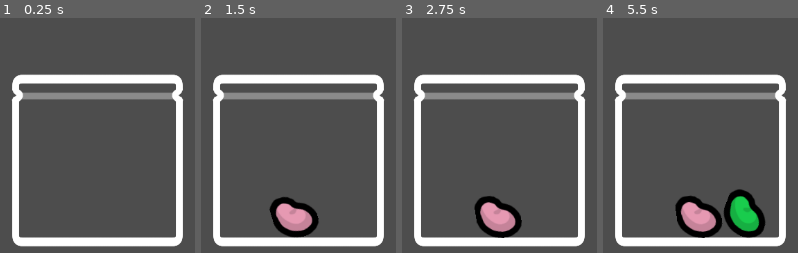
Above: before the commit, frames 1-4 (left to right).
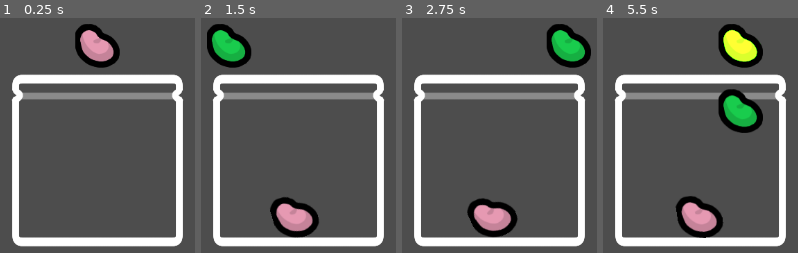
Above: after the commit, the same moments.

Repository: dairycultist/bean-game
Game: Godot game, scene res://scene.tscn
The game is run twice, just before and just after one commit, with the same random seed, the same clock (stepped at 60 frames per second) and the same inputs.
Inputs (mouse positions are in pixels of both pictures, inside the frame that each line leads up to):
- Up to frame 1 (0.25 s): no input
- Up to frame 2 (1.5 s): tap Enter at 0.5 s; move the mouse to (298, 133) at 0.52 s; press the mouse at (298, 133) at 0.53 s; move the mouse to (outside the picture) at 1.27 s; release the mouse at (outside the picture) at 1.28 s; click (outside the picture) at 1.35 s
- Up to frame 3 (2.75 s): move the mouse to (579, 62) at 2.02 s; press the mouse at (579, 62) at 2.03 s
- Up to frame 4 (5.5 s): move the mouse to (661, 250) at 2.77 s; release the mouse at (661, 250) at 2.78 s; click (661, 250) at 2.85 s; move the mouse to (outside the picture) at 3.52 s; press the mouse at (outside the picture) at 3.53 s; tap Space at 4.25 s; move the mouse to (outside the picture) at 4.27 s; release the mouse at (outside the picture) at 4.28 s; click (outside the picture) at 4.35 s; tap Enter at 5 s; move the mouse to (739, 161) at 5.02 s; press the mouse at (739, 161) at 5.03 s

The runs differ from the first frame. In frame 1, 3.2% of the frame differs, in the area x 38-62%, y 2-22%; in frame 2, 3.4%; in frame 3, 5.5%; in frame 4, 10%, in the area x 36-84%, y 2-94%.

Commit message:
Proper bean dropping position

Diff:
--- a/bean_dropper.gd
+++ b/bean_dropper.gd
@@ -3,10 +3,32 @@
 @export var bean: PackedScene
 @export var camera: Camera2D
 
+var the_bean: Bean
+
+func _ready() -> void:
+
+	the_bean = bean.instantiate()
+	add_child(the_bean)
+	the_bean.set_color()
+	the_bean.freeze = true
+	the_bean.global_position.y = -166
+	the_bean.collision_layer = 0
+
+func _process(_delta: float) -> void:
+	the_bean.global_position.x = clamp((camera.get_local_mouse_position() + camera.position).x, -100, 100)
+
 func _input_event(_viewport: Viewport, event: InputEvent, _shape_idx: int):
 
 	if event.is_action_pressed("click"):
-		var the_bean := bean.instantiate()
+
+		# drop the_bean
+		the_bean.collision_layer = 1
+		the_bean.freeze = false
+
+		# make a new the_bean
+		the_bean = bean.instantiate()
 		add_child(the_bean)
 		the_bean.set_color()
-		the_bean.global_position = camera.get_local_mouse_position() + camera.position
+		the_bean.freeze = true
+		the_bean.global_position.y = -166
+		the_bean.collision_layer = 0
